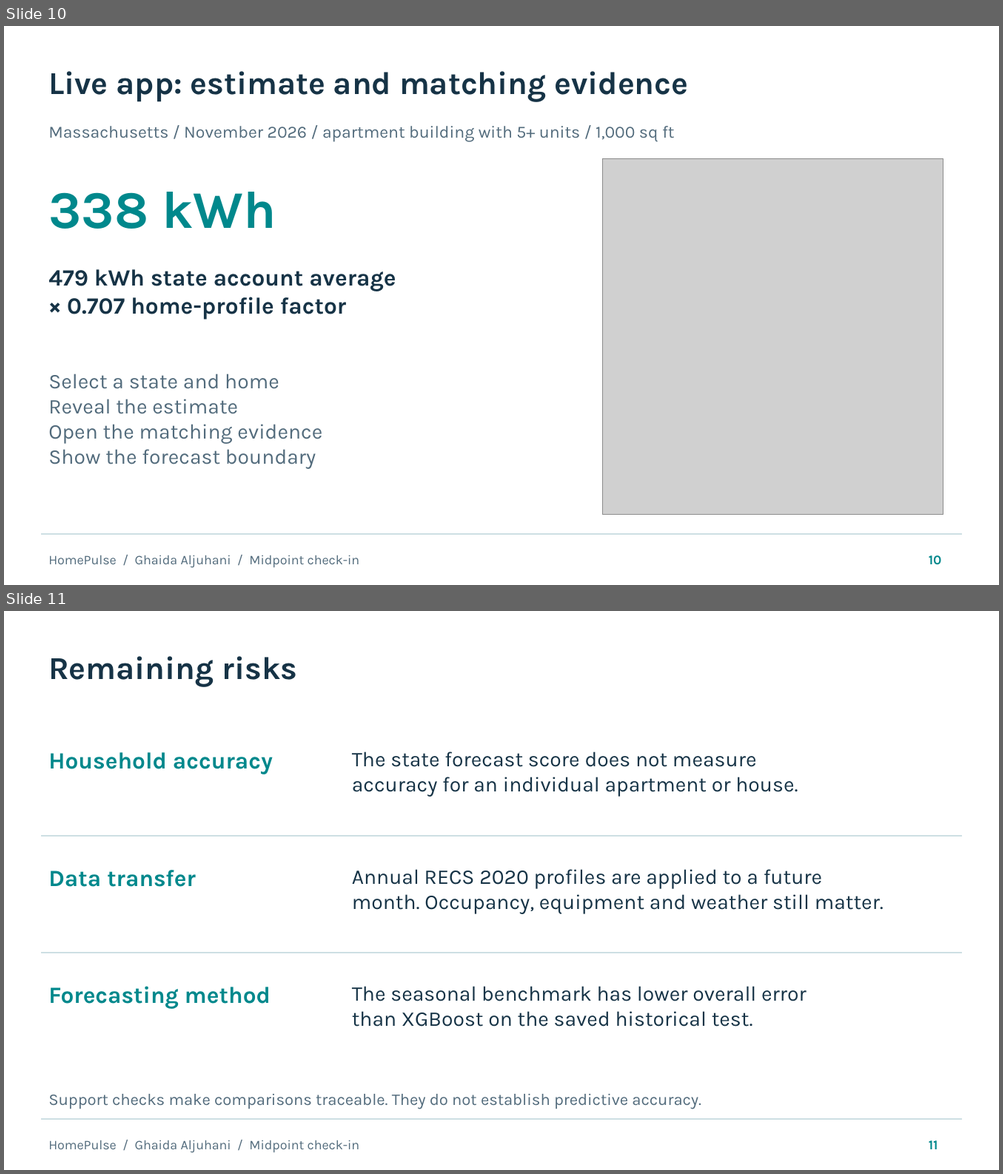
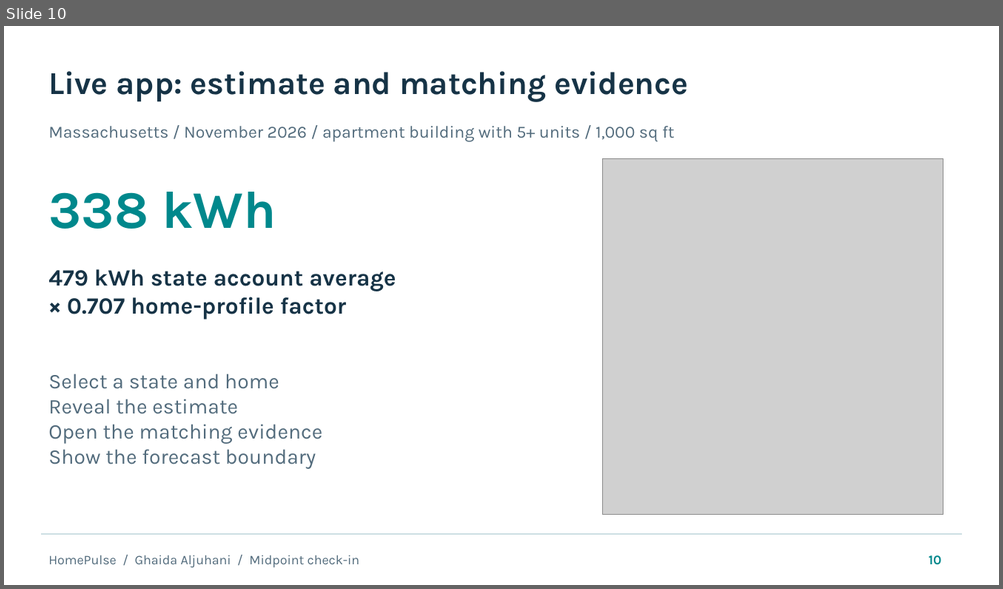
Before and after one commit to Ghaida486/1.125_HomePulse-, a slide deck: docs/midpoint/HomePulse_Deliverable_2_Final.pptx. Shown one above the other, each under a label of ours: slides 10 and 11 before the commit, slide 10 after it. The pictures are 1003x1174 and 1003x589 pixels, drawn with LibreOffice and Linux fonts; fonts in the diff are those of the drawing; grey boxes stand for pictures. Boxes give left, top, right and bottom in pixels: in the first picture for what was removed or moved away, otherwise in the second. Text is boxed around its words. In the diff, an @@ line names an element or a change of style, - is before the commit and + after.

Commit message:
Align midpoint documentation and closing slides with recorded video

```diff
--- a/docs/midpoint/HomePulse_Deliverable_2_Final.pptx
+++ b/docs/midpoint/HomePulse_Deliverable_2_Final.pptx
@@ slide 11 removed at (4,611,999,1170), background #FFFFFF @@
@@ text removed at (48,656,298,687) @@
-Remaining risks
@@ text removed at (48,752,273,775) @@
-Household accuracy
@@ text removed at (352,752,797,797) @@
-The state forecast score does not measure
-accuracy for an individual apartment or house.
@@ rectangle removed at (41,835,962,836) @@
@@ text removed at (48,870,196,887) @@
-Data transfer
@@ text removed at (352,869,883,914) @@
-Annual RECS 2020 profiles are applied to a future
-month. Occupancy, equipment and weather still matter.
@@ rectangle removed at (41,953,962,954) @@
@@ text removed at (48,986,270,1009) @@
-Forecasting method
@@ text removed at (352,986,806,1027) @@
-The seasonal benchmark has lower overall error
-than XGBoost on the saved historical test.
@@ text removed at (48,1094,701,1110) @@
-Support checks make comparisons traceable. They do not establish predictive accuracy.
@@ rectangle removed at (41,1119,962,1120) @@
@@ text removed at (48,1140,360,1153) @@
-HomePulse / Ghaida Aljuhani / Midpoint check-in
@@ text removed at (928,1141,938,1150) @@
-11
```
Also in this commit, not shown: 1 slide changed, 1 slide added, 6 other files.
